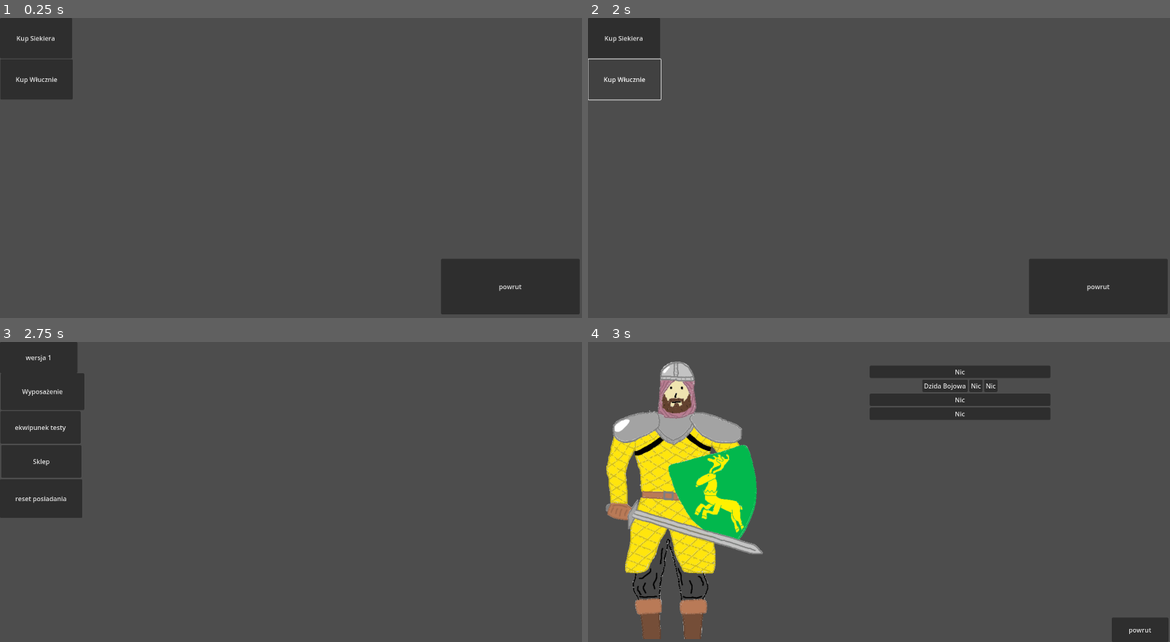
Above: before the commit, frames 1-4 (two rows, left to right).
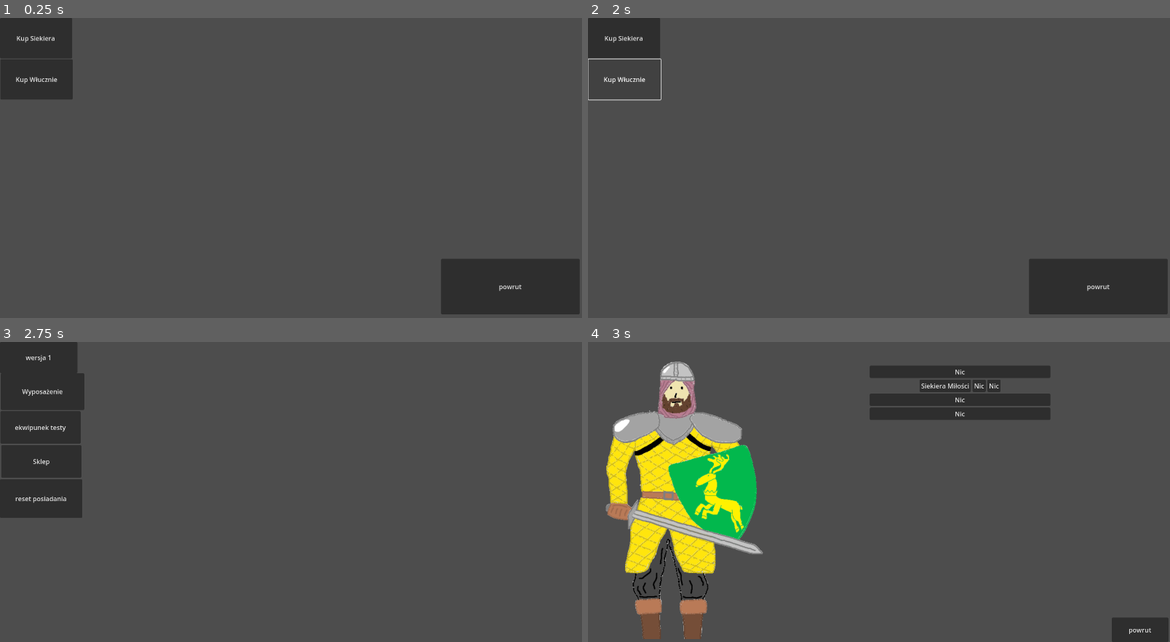
Above: after the commit, the same moments.

Repository: Okularnik2001PL/Ksssssssss
Game: Godot game, scene res://Nowe/Sceny/sklep.tscn
The game is run twice, just before and just after one commit, with the same random seed, the same clock (stepped at 60 frames per second) and the same inputs. This scene is started directly instead of the project's main scene.
Inputs:
- Up to frame 1 (0.25 s): no input
- Up to frame 2 (2 s): click "Kup Siekiera" at 0.5 s; click "Kup Włucznie" at 1.25 s
- Up to frame 3 (2.75 s): click "powrut" at 2 s
- Up to frame 4 (3 s): click "Wyposażenie" at 2.75 s

Frames 1-3 are identical in both runs. In frame 4, 0.2% of the frame differs, in the area x 57-71%, y 12-17%.

Commit message:
przygotowane do pracy

Diff:
--- a/Nowe/scrypty/BronieEQ.gd
+++ b/Nowe/scrypty/BronieEQ.gd
@@ -42,38 +42,36 @@
 		var new_content = ""
 
 		# Modyfikacja odpowiednich danych
-		for line in lines:
-			if line.strip_edges() == "":  # Pomija puste linie
-				continue
-
-			var columns = line.split(";")
-
-			# Sprawdzamy, czy kolumny mają wystarczającą ilość elementów
-			if columns.size() < 1:
-				continue
+		if lines[0].strip_edges() == "":  # Pomija puste linie
+			print("pusta")
+		var columns = lines[0].split(";")
+		print(columns)
+		# Sprawdzamy, czy kolumny mają wystarczającą ilość elementów
+		if columns.size() < 1:
+			print("za mała")
 
 			# Tworzenie zwykłej tablicy na podstawie PackedStringArray
-			var columns_array = []
-			for i in range(columns.size()):
-				columns_array.append(columns[i])
+		var columns_array = []
+		for i in range(columns.size()):
+			columns_array.append(columns[i])
 
-			if columns_array[0] != "ID":  # Sprawdzenie, czy nie jest to nagłówek
-				for line2 in lines2:
-					var columns2 = line2.split(";")
+		if columns_array[0] != "ID":  # Sprawdzenie, czy nie jest to nagłówek
+			for line2 in lines2:
+				var columns2 = line2.split(";")
 
 					# Sprawdzamy, czy kolumny2 mają wystarczającą ilość elementów i odpowiedni typ
-					if columns2.size() < 1||columns2[0]==""||columns2[0]=="ID":
-						continue
+				if columns2.size() < 1||columns2[0]==""||columns2[0]=="ID":
+					continue
 					#obliczamy id przedmiotu
-					var oblicz = index + 1
+				var oblicz = index + 1
 					#sukamy w skszynce
-					if columns2[0] == str(oblicz):
-						var dane_do = columns2[1]
-						print(dane_do)
-						columns_array[1] = str(dane_do)  # Modyfikowanie wartości w kolumnie 1
+				if columns2[0] == str(oblicz):
+					var dane_do = columns2[1]
+					print(dane_do)
+					columns_array[1] = str(dane_do)  # Modyfikowanie wartości w kolumnie 1
 
 				# Odtwarzanie linii po modyfikacji
-				new_content += ";".join(columns_array) + "\n"
+			new_content += ";".join(columns_array) + "\n"
 
 		# Przechodzenie na początek pliku
 		file.seek(0)
--- a/Nowe/scrypty/sklep.gd
+++ b/Nowe/scrypty/sklep.gd
@@ -30,7 +30,6 @@
 
 		# Wyznaczenie nowego ID na podstawie najwyższego ID
 		var new_id = highest_id + 1
-		print("Nowe ID:", new_id)
 
 		# Tworzenie nowych danych jako string rozdzielony średnikiem
 		var new_data = [str(new_id), "2"]  # Zmienna "2" dla tego przykładu
@@ -41,13 +40,6 @@
 		# Zapis nowej linii do pliku
 		file.store_string(new_line)
 		file.close()
-
-		print("Nowa linia została dodana do pliku:", new_line)
-	else:
-		print("Nie można otworzyć pliku:", file_path)
-
-
-
 func _on_button_2_pressed() -> void:
 	# Otwieranie pliku w trybie zapisu z dodawaniem danych (READ_WRITE)
 	var file = FileAccess.open(file_path, FileAccess.READ_WRITE)
--- a/Nowe/scrypty/wyposażenie.gd
+++ b/Nowe/scrypty/wyposażenie.gd
@@ -14,12 +14,13 @@
 		var lines2 = content2.split("\n")
 		for line in lines:
 			var columns = line.split(";")
-			for line2 in lines2:
-				var columns2 = line2.split(";")
-				if columns[0]!="ID"&&columns.size() > 1:
-					if columns2[0]!="ID":
-						if columns2[0]==columns[1]:
-							$"VBoxContainer/HBoxContainer/Ręka1".text=columns2[1]
+			if columns[0]==str(1):
+				for line2 in lines2:
+					var columns2 = line2.split(";")
+					if columns[0]!="EQ"&&columns.size() > 1:
+						if columns2[0]!="ID":
+							if columns2[0]==columns[1]:
+								$"VBoxContainer/HBoxContainer/Ręka1".text=columns2[1]
 
 
 func _on_głowa_pressed() -> void:
--- a/zapis/EQ_gracz/bron_EQ_gracz.csv
+++ b/zapis/EQ_gracz/bron_EQ_gracz.csv
@@ -1,2 +1,6 @@
-1;3
-1;3
+1;2
+2;1
+3;1
+4;1
+5;1
+6;1
--- a/zapis/bron_moje.csv
+++ b/zapis/bron_moje.csv
@@ -1,2 +1,10 @@
 ID;ID_bron
 1;1
+2;2
+3;2
+4;3
+5;3
+6;3
+7;3
+8;2
+9;2
Binary file changed: zapis/EQ_gracz/bron_EQ_gracz.1.translation
Binary file changed: zapis/EQ_gracz/bron_EQ_gracz.2.translation
Binary file added: zapis/EQ_gracz/bron_EQ_gracz.Typ.translation
Not shown, changed: zapis/EQ_gracz/bron_EQ_gracz.csv.import
Binary file changed: zapis/bron_moje.ID.translation
